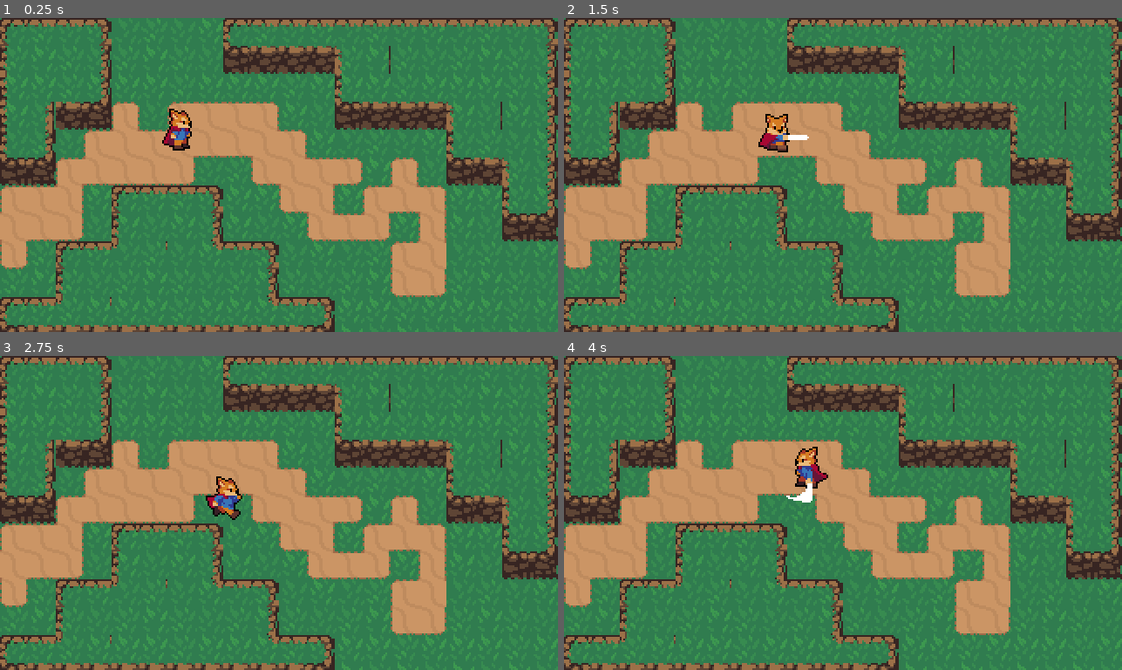
Above: before the commit, frames 1-4 (two rows, left to right).
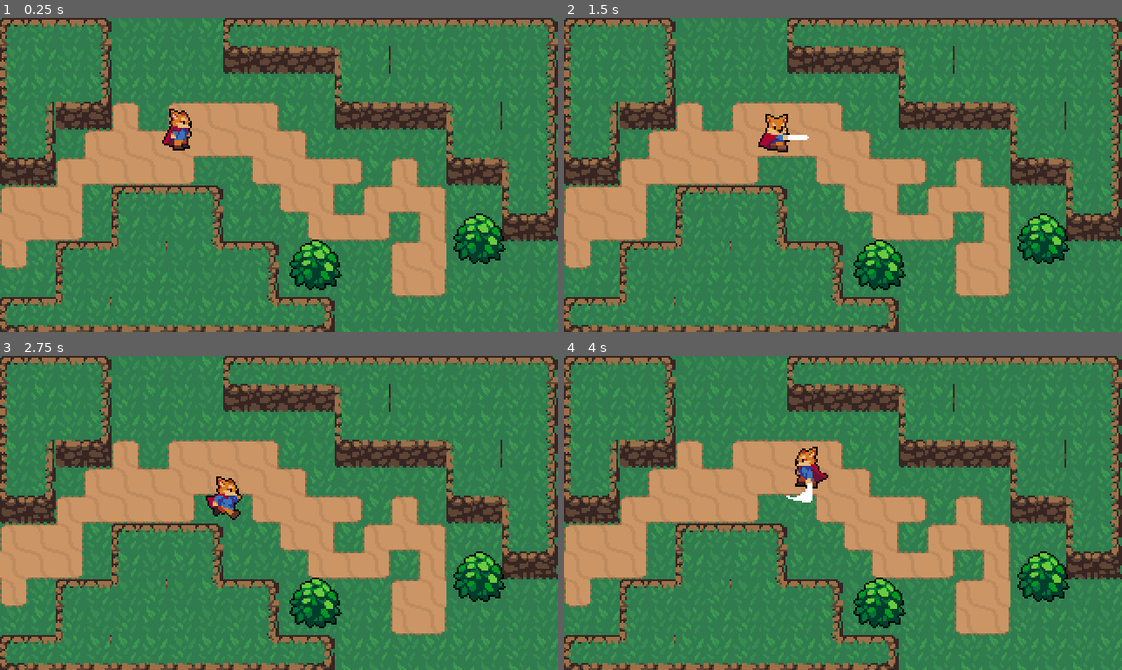
Above: after the commit, the same moments.

Repository: TLITC-Diab/UntitledCatGame
Game: Godot game, scene res://Scenes/World.tscn
Same seed, same stepped clock (60 frames per second), same inputs: the game is played once before the commit and once after it.
Inputs (mouse positions are in pixels of both pictures, inside the frame that each line leads up to):
- Up to frame 1 (0.25 s): no input
- Up to frame 2 (1.5 s): tap Enter at 0.5 s; move the mouse to (965, 159) at 0.52 s; hold Right (ui_right) 0.53-1.28 s; click (965, 159) at 0.6 s; move the mouse to (731, 190) at 1.27 s; hold Down (ui_down) from 1.28 s (still down); click (731, 190) at 1.35 s
- Up to frame 3 (2.75 s): move the mouse to (334, 443) at 2.02 s; release Down (ui_down) at 2.03 s; hold Right (ui_right) from 2.03 s (still down); click (334, 443) at 2.1 s
- Up to frame 4 (4 s): move the mouse to (815, 575) at 2.77 s; release Right (ui_right) at 2.78 s; hold Up (ui_up) 2.78-3.53 s; click (815, 575) at 2.85 s; move the mouse to (1010, 560) at 3.52 s; hold Left (ui_left) from 3.53 s (still down); click (1010, 560) at 3.6 s

The runs differ from the first frame. In frame 1, 2.2% of the frame differs, in the area x 51-91%, y 62-87%; in frame 2, 2.2%; in frame 3, 2.2%; in frame 4, 2.2%.

Commit message:
Added a new scene for when grass is destroyed

Diff:
--- /dev/null
+++ b/UntitledCatGame/Action RPG Resources/Effects/TallGrassEffect.gd
@@ -0,0 +1,11 @@
+extends Node2D
+
+onready var animatedsprite = $AnimatedSprite
+
+func _ready():
+		animatedsprite.frame = 0
+		animatedsprite.play("Animate")
+
+
+func _on_AnimatedSprite_animation_finished():
+	queue_free()
--- /dev/null
+++ b/UntitledCatGame/Action RPG Resources/Effects/TallGrassEffect.tscn
@@ -0,0 +1,44 @@
+[gd_scene load_steps=9 format=2]
+
+[ext_resource path="res://Action RPG Resources/Effects/GrassEffect.png" type="Texture" id=1]
+[ext_resource path="res://Action RPG Resources/Effects/TallGrassEffect.gd" type="Script" id=2]
+
+[sub_resource type="AtlasTexture" id=1]
+atlas = ExtResource( 1 )
+region = Rect2( 0, 0, 32, 32 )
+
+[sub_resource type="AtlasTexture" id=2]
+atlas = ExtResource( 1 )
+region = Rect2( 32, 0, 32, 32 )
+
+[sub_resource type="AtlasTexture" id=3]
+atlas = ExtResource( 1 )
+region = Rect2( 64, 0, 32, 32 )
+
+[sub_resource type="AtlasTexture" id=4]
+atlas = ExtResource( 1 )
+region = Rect2( 96, 0, 32, 32 )
+
+[sub_resource type="AtlasTexture" id=5]
+atlas = ExtResource( 1 )
+region = Rect2( 128, 0, 32, 32 )
+
+[sub_resource type="SpriteFrames" id=6]
+animations = [ {
+"frames": [ SubResource( 1 ), SubResource( 2 ), SubResource( 3 ), SubResource( 4 ), SubResource( 5 ) ],
+"loop": false,
+"name": "Animate",
+"speed": 15.0
+} ]
+
+[node name="TallGrassEffect" type="Node2D"]
+script = ExtResource( 2 )
+
+[node name="AnimatedSprite" type="AnimatedSprite" parent="."]
+position = Vector2( 8, 8 )
+frames = SubResource( 6 )
+animation = "Animate"
+frame = 4
+playing = true
+centered = false
+[connection signal="animation_finished" from="AnimatedSprite" to="." method="_on_AnimatedSprite_animation_finished"]
--- a/UntitledCatGame/Action RPG Resources/World/Bush.tscn
+++ b/UntitledCatGame/Action RPG Resources/World/Bush.tscn
@@ -1,6 +1,8 @@
 [gd_scene load_steps=3 format=2]
 
 [ext_resource path="res://Action RPG Resources/World/Bush.png" type="Texture" id=1]
+
+
 
 [sub_resource type="CapsuleShape2D" id=1]
 radius = 7.0
--- /dev/null
+++ b/UntitledCatGame/Action RPG Resources/World/Tall_Grass.gd
@@ -0,0 +1,8 @@
+extends Node2D
+
+func _process(delta):
+	if Input.is_action_just_pressed("attack"):
+		var GrassEffect = load("res://Action RPG Resources/Effects/TallGrassEffect.tscn")
+		var grassEffect = GrassEffect.instance()
+		var main = get_tree().current_scene
+		queue_free()
--- a/UntitledCatGame/Action RPG Resources/World/Tall_Grass.tscn
+++ b/UntitledCatGame/Action RPG Resources/World/Tall_Grass.tscn
@@ -1,8 +1,11 @@
-[gd_scene load_steps=2 format=2]
+[gd_scene load_steps=3 format=2]
 
 [ext_resource path="res://Action RPG Resources/World/Grass.png" type="Texture" id=1]
+[ext_resource path="res://Action RPG Resources/World/Tall_Grass.gd" type="Script" id=2]
 
-[node name="Tall_Grass" type="StaticBody2D"]
+[node name="Tall_Grass" type="Node2D"]
+script = ExtResource( 2 )
 
 [node name="Sprite" type="Sprite" parent="."]
+position = Vector2( 8, 8 )
 texture = ExtResource( 1 )
--- a/UntitledCatGame/Scenes/World.tscn
+++ b/UntitledCatGame/Scenes/World.tscn
@@ -1,9 +1,10 @@
-[gd_scene load_steps=5 format=2]
+[gd_scene load_steps=6 format=2]
 
 [ext_resource path="res://Action RPG Resources/World/GrassBackground.png" type="Texture" id=1]
 [ext_resource path="res://Action RPG Resources/World/DirtCliffAutoTile.tscn" type="PackedScene" id=2]
 [ext_resource path="res://Action RPG Resources/World/DirtPathAutoTile.tscn" type="PackedScene" id=3]
 [ext_resource path="res://Action RPG Resources/Player/Player.tscn" type="PackedScene" id=4]
+[ext_resource path="res://Action RPG Resources/World/Bush.tscn" type="PackedScene" id=5]
 
 [node name="World" type="Node2D"]
 
@@ -23,3 +24,15 @@
 
 [node name="Player" parent="YSort" instance=ExtResource( 4 )]
 position = Vector2( 104, 72 )
+
+[node name="Bushes" type="YSort" parent="YSort"]
+
+[node name="Bush2" parent="YSort/Bushes" instance=ExtResource( 5 )]
+position = Vector2( 275, 133 )
+
+[node name="Bush" parent="YSort/Bushes" instance=ExtResource( 5 )]
+position = Vector2( 181, 148 )
+
+[node name="TallGrass" type="YSort" parent="YSort"]
+
+[node name="Trees" type="YSort" parent="YSort"]
